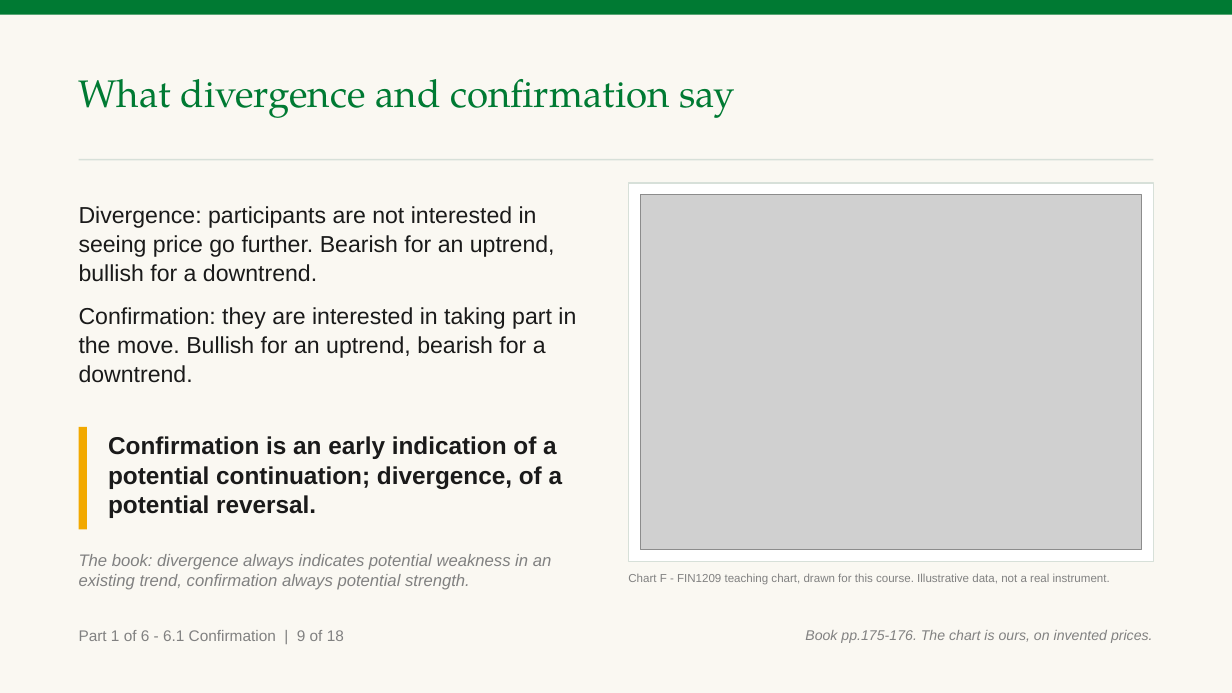
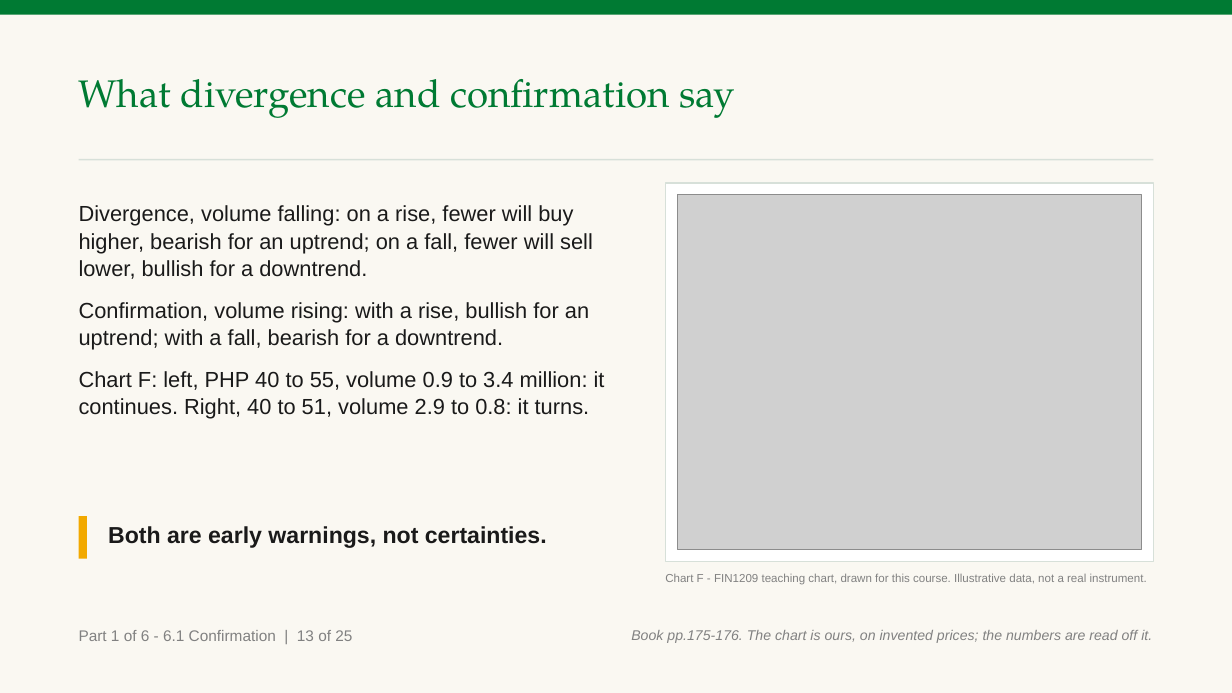
Before and after one commit to benjiesotelo-sudo/Telos_FIN1209, a slide deck: slide 18 of chapter-06/FIN1209-Chapter-06.pptx (slide 14 before the commit). Drawn at 1232x693 pixels with LibreOffice and Linux fonts; fonts in the diff are those of the drawing; grey boxes stand for pictures. Boxes give left, top, right and bottom in pixels: in the first picture for what was removed or moved away, otherwise in the second. Text is boxed around its words. In the diff, an @@ line names an element or a change of style, - is before the commit and + after.

```diff
--- a/chapter-06/FIN1209-Chapter-06.pptx
+++ b/chapter-06/FIN1209-Chapter-06.pptx
@@ text at [79, 205, 605, 419]: text changed; size 18 to 17 pt @@
-Divergence: participants are not interested in seeing price go further. Bearish for an uptrend, bullish for a downtrend.
-Confirmation: they are interested in taking part in the move. Bullish for an uptrend, bearish for a downtrend.
+Divergence, volume falling: on a rise, fewer will buy higher, bearish for an uptrend; on a fall, fewer will sell lower, bullish for a downtrend.
+Confirmation, volume rising: with a rise, bullish for an uptrend; with a fall, bearish for a downtrend.
+Chart F: left, PHP 40 to 55, volume 0.9 to 3.4 million: it continues. Right, 40 to 51, volume 2.9 to 0.8: it turns.
@@ rectangle: place and size @@
-rectangle at [628, 183, 1153, 562]
+rectangle at [665, 183, 1153, 562]
@@ picture: place and size @@
-picture at [640, 195, 1141, 550]
+picture at [677, 195, 1141, 550]
@@ rectangle: place and size @@
-rectangle at [79, 427, 87, 530]
+rectangle at [79, 517, 87, 559]
@@ text at [108, 526, 547, 548]: text changed; size 19 to 18 pt @@
-Confirmation is an early indication of a potential continuation; divergence, of a potential reversal.
+Both are early warnings, not certainties.
@@ text removed at [79, 554, 552, 590] @@
-The book: divergence always indicates potential weakness in an existing trend, confirmation always potential strength.
@@ text "Chart F - FIN1209 teaching ...": place and size @@
-text "Chart F - FIN1209 teaching ..." at [628, 573, 1110, 585]
+text "Chart F - FIN1209 teaching ..." at [665, 573, 1147, 585]
@@ text at [79, 630, 352, 641]: text changed @@
-Part 1 of 6 - 6.1 Confirmation | 9 of 18
+Part 1 of 6 - 6.1 Confirmation | 13 of 25
@@ text at [631, 630, 1152, 643]: text changed @@
-Book pp.175-176. The chart is ours, on invented prices.
+Book pp.175-176. The chart is ours, on invented prices; the numbers are read off it.
```
Also in this commit, not shown: 21 other slides changed, 7 slides added, 3 other files.
